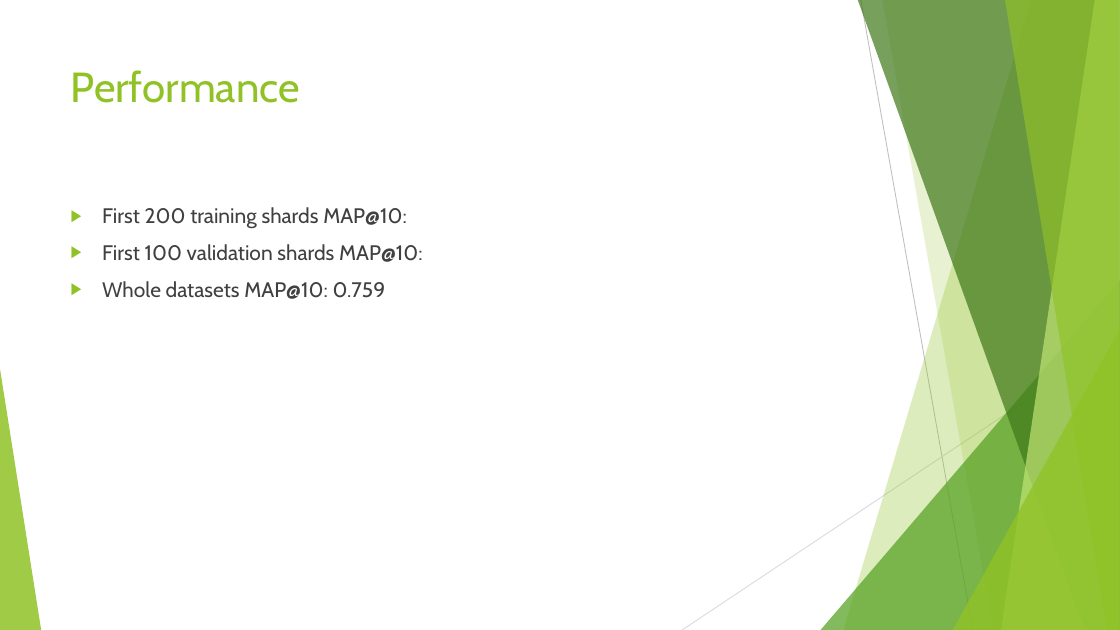
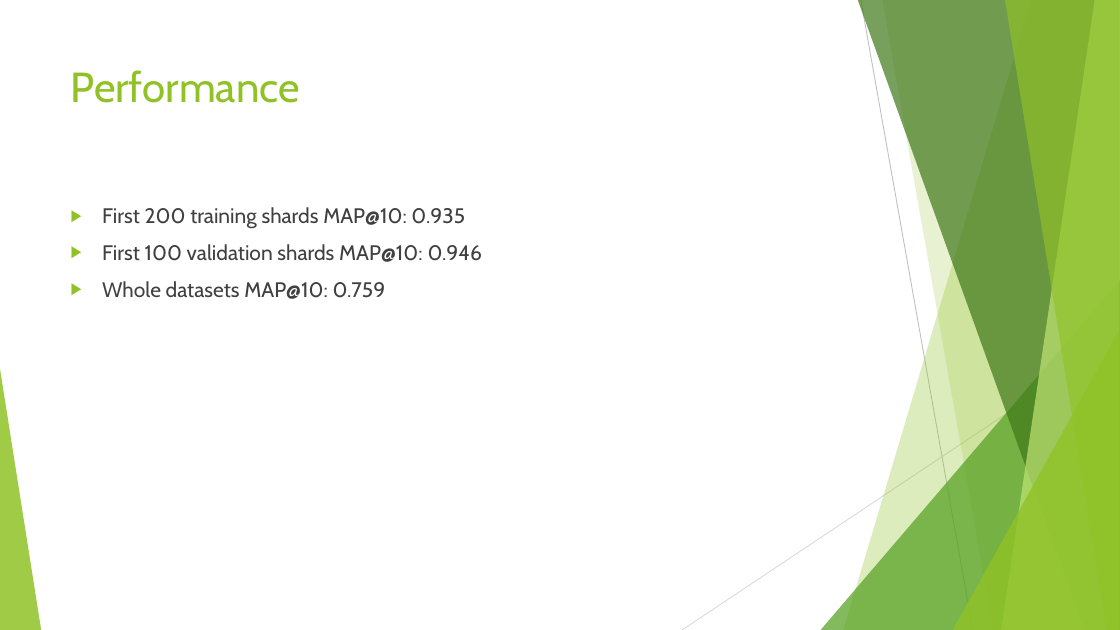
Before and after one commit to VongolaTeong/Multi-label-Classification-on-YouTube-8M, a slide deck: slide 15 of 518030990014.pptx. Drawn at 1120x630 pixels with LibreOffice and Linux fonts; fonts in the diff are those of the drawing. Boxes give left, top, right and bottom in pixels: in the first picture for what was removed or moved away, otherwise in the second. Text is boxed around its words. In the diff, an @@ line names an element or a change of style, - is before the commit and + after.

```diff
--- a/518030990014.pptx
+++ b/518030990014.pptx
@@ text at <box>102,207,482,262</box>: text changed @@
-▶ First 200 training shards MAP@10:
-▶ First 100 validation shards MAP@10:
+▶ First 200 training shards MAP@10: 0.935
+▶ First 100 validation shards MAP@10: 0.946
```
Also in this commit, not shown: 4 other slides changed, 1 slide added, 1 slide removed, 5 other files.
